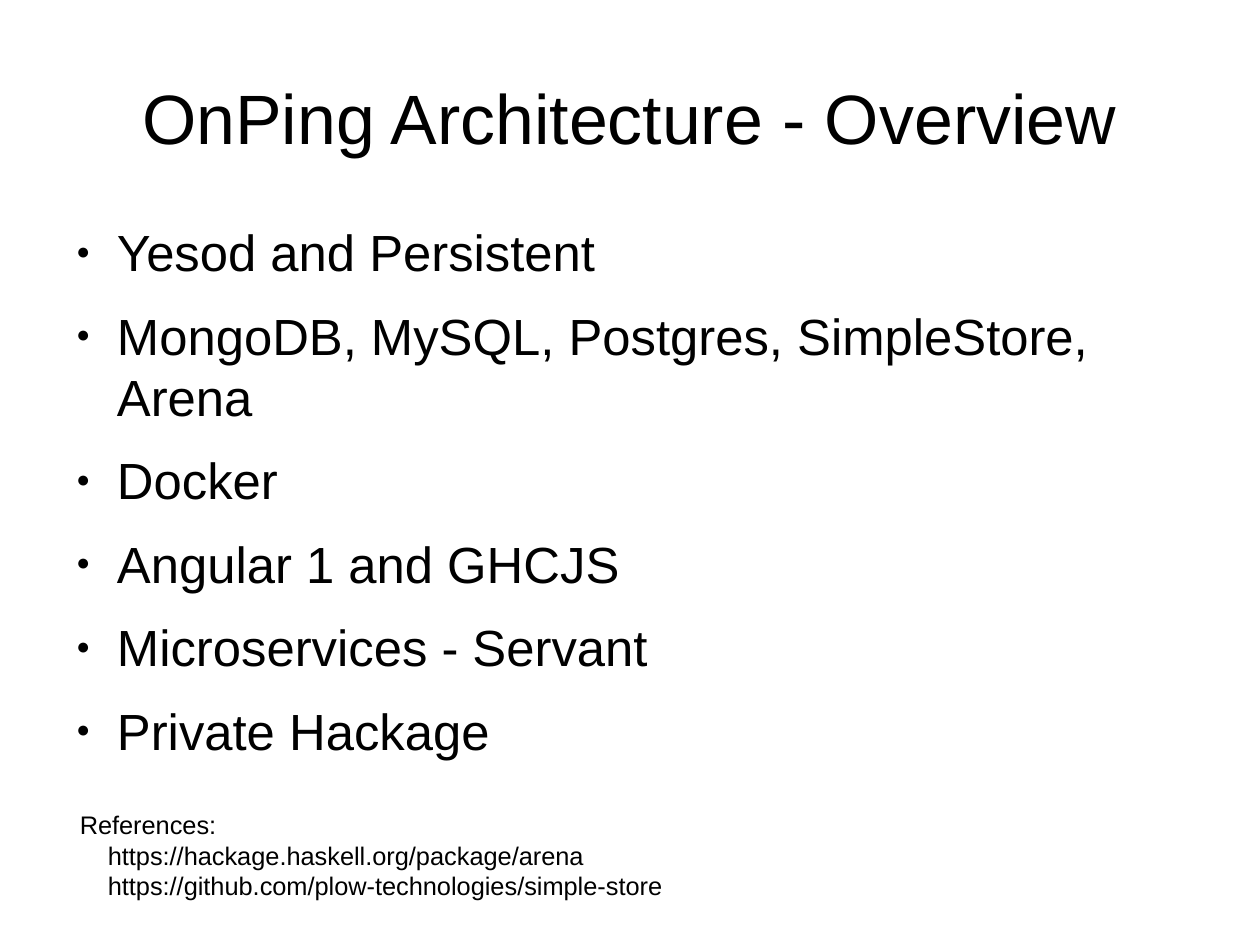
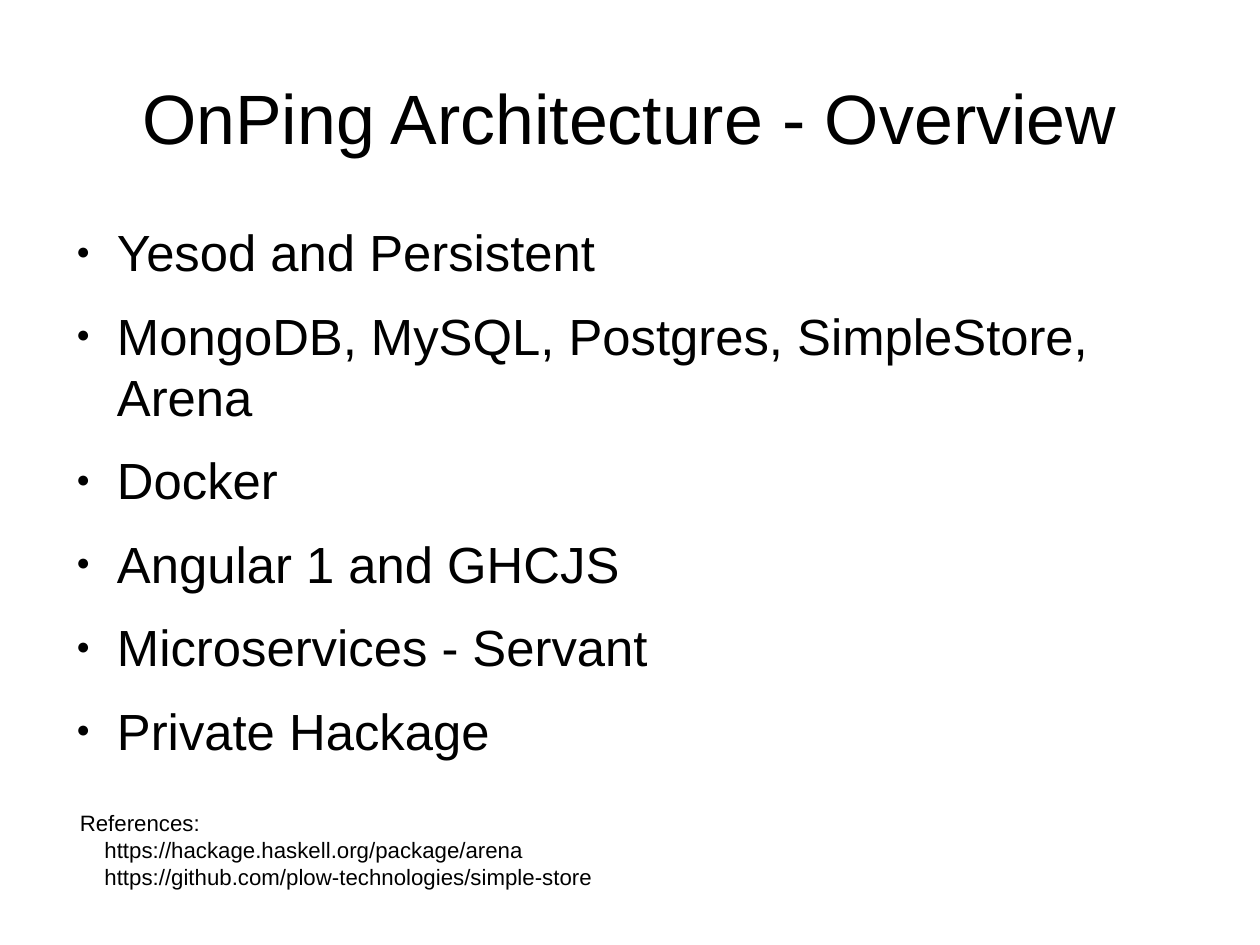
Before and after one commit to plow-technologies/presentations, a slide deck: slide 6 of onping-architecture.odp. Drawn at 1260x945 pixels with LibreOffice and Linux fonts; fonts in the diff are those of the drawing. Boxes give left, top, right and bottom in pixels: in the first picture for what was removed or moved away, otherwise in the second. Text is boxed around its words. In the diff, an @@ line names an element or a change of style, - is before the commit and + after.

Commit message:
Finish first version of onping-architecture.odp

```diff
--- a/onping-architecture.odp
+++ b/onping-architecture.odp
@@ text "References:" at (80,815,591,890): size 16 to 14 pt @@
```
Also in this commit, not shown: 8 other slides changed, 4 slides added, 2 slides removed.
